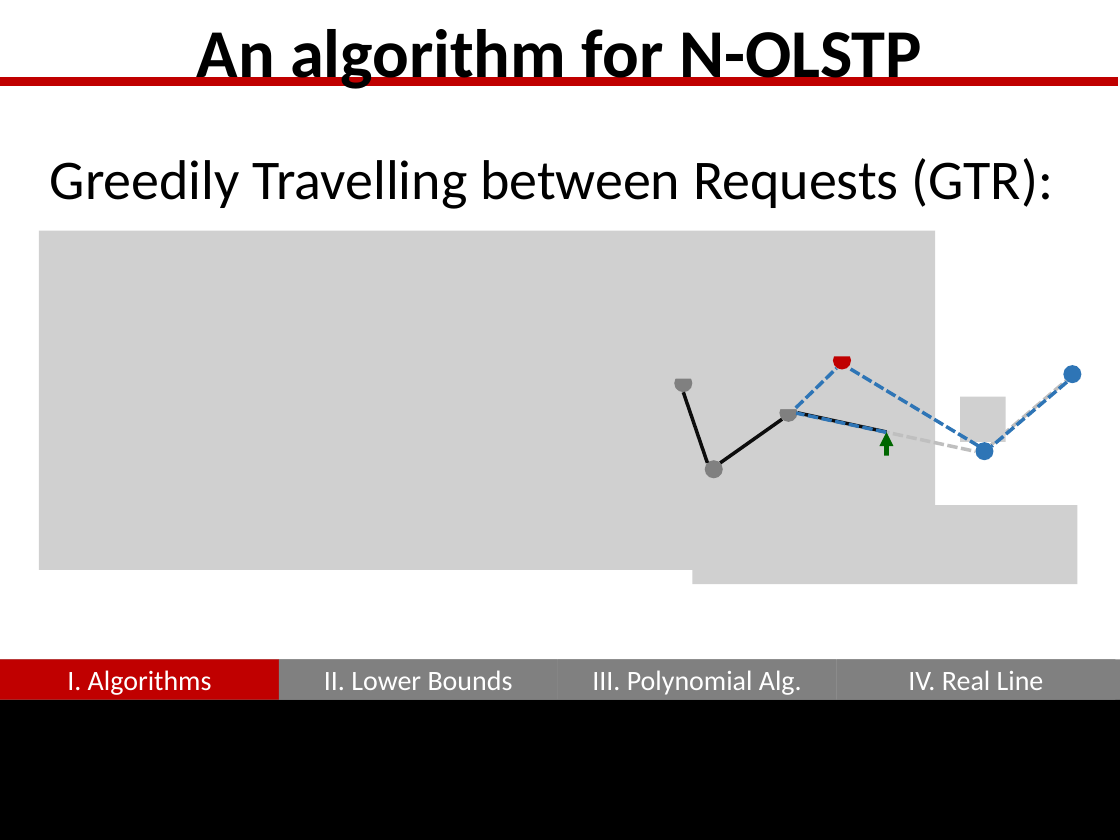
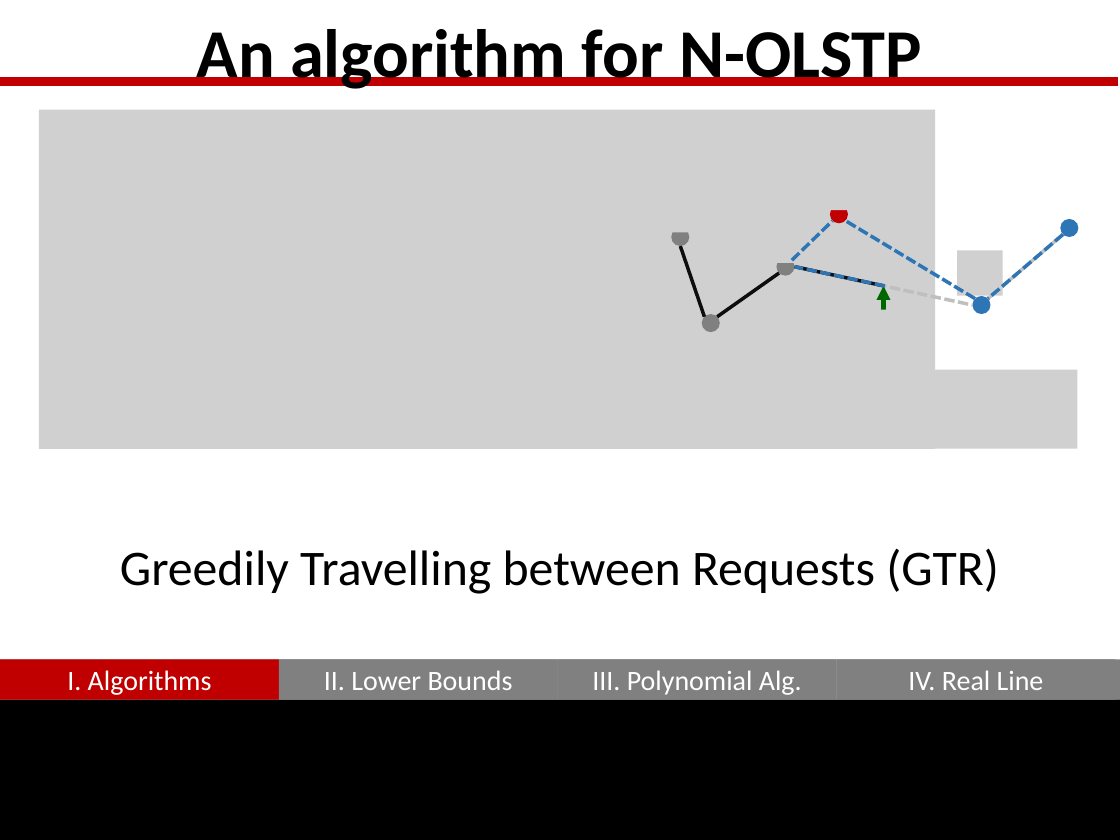
Before and after one commit to GraffL/talk-online-tsp, a slide deck: slide 6 of Präsentation43.pptx. Drawn at 1120x840 pixels with LibreOffice and Linux fonts; fonts in the diff are those of the drawing; grey boxes stand for pictures. Boxes give left, top, right and bottom in pixels: in the first picture for what was removed or moved away, otherwise in the second. Text is boxed around its words. In the diff, an @@ line names an element or a change of style, - is before the commit and + after.

```diff
--- a/Präsentation43.pptx
+++ b/Präsentation43.pptx
@@ picture: place and size @@
-picture at [39,231,935,570]
+picture at [39,110,935,449]
@@ picture added at [818,165,861,209] @@
@@ picture added at [659,187,703,232] @@
@@ picture added at [764,217,809,262] @@
@@ line moved from (1067, 382) - (992, 446) to (1063, 234) - (988, 299) @@
@@ picture added at [958,251,1004,296] @@
@@ 7 lines, 4 ellipses, 1 arrow: place and size @@
-7 lines, 4 ellipses, 1 arrow at [674,352,1066,463]
+7 lines, 4 ellipses, 1 arrow at [671,205,1063,317]
@@ 2 ellipses, 1 line: place and size @@
-2 ellipses, 1 line at [704,365,1081,478]
+2 ellipses, 1 line at [702,220,1079,332]
@@ picture removed at [820,311,864,356] @@
@@ picture added at [843,309,924,354] @@
@@ picture removed at [662,334,707,379] @@
@@ picture added at [692,370,1077,449] @@
@@ picture removed at [766,364,811,409] @@
@@ picture removed at [960,396,1006,441] @@
@@ picture removed at [847,456,927,501] @@
@@ picture removed at [692,505,1077,585] @@
@@ text at [120,548,999,594]: text changed; size 36 to 32 pt @@
-Greedily Travelling between Requests (GTR):
+Greedily Travelling between Requests (GTR)
```
Also in this commit, not shown: 2 slides added, 2 slides removed.
